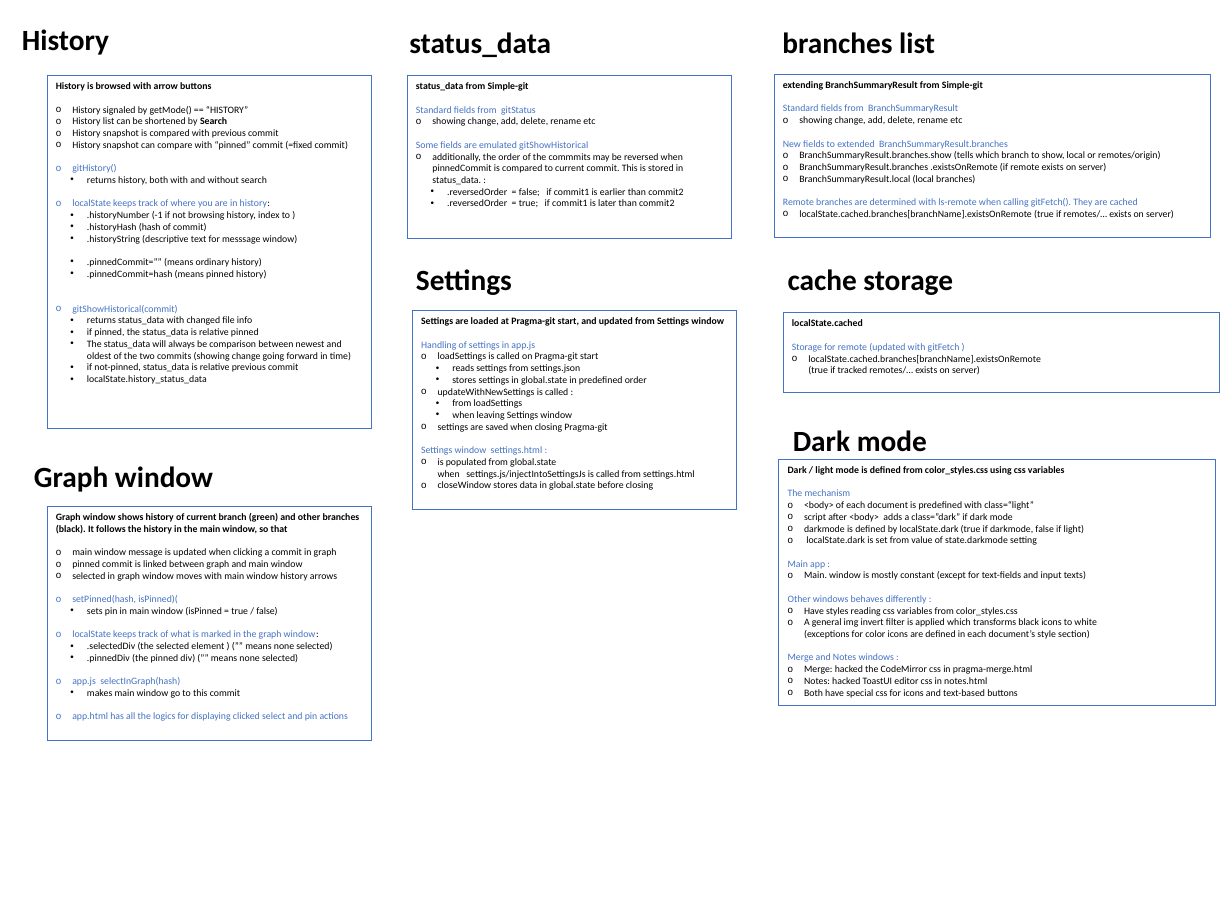
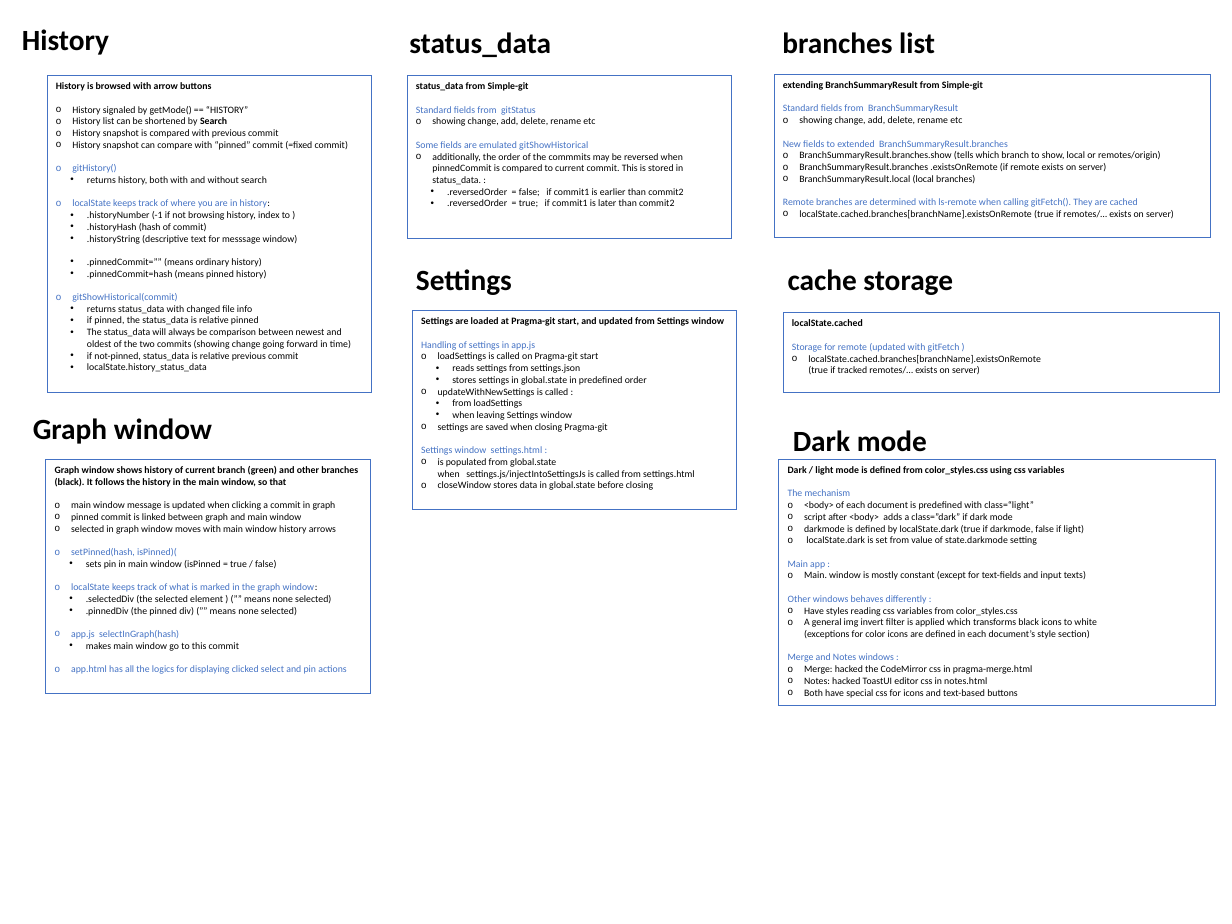
Before and after one commit to pragma-git/pragma-git, a slide deck: slide 3 of docs/Tech-overview.pptx. Drawn at 1232x924 pixels with LibreOffice and Linux fonts; fonts in the diff are those of the drawing. Boxes give left, top, right and bottom in pixels: in the first picture for what was removed or moved away, otherwise in the second. Text is boxed around its words. In the diff, an @@ line names an element or a change of style, - is before the commit and + after.

```diff
--- a/docs/Tech-overview.pptx
+++ b/docs/Tech-overview.pptx
@@ rectangle "History is browsed with arrow ...": place and size @@
-rectangle "History is browsed with arrow ..." at [48,76,372,429]
+rectangle "History is browsed with arrow ..." at [48,76,372,392]
@@ text "Graph window": place and size @@
-text "Graph window" at [34,466,213,492]
+text "Graph window" at [33,418,212,444]
@@ rectangle "Graph window shows history of ...": place and size @@
-rectangle "Graph window shows history of ..." at [48,507,372,741]
+rectangle "Graph window shows history of ..." at [46,459,370,693]
```
Also in this commit, not shown: 2 other files.
